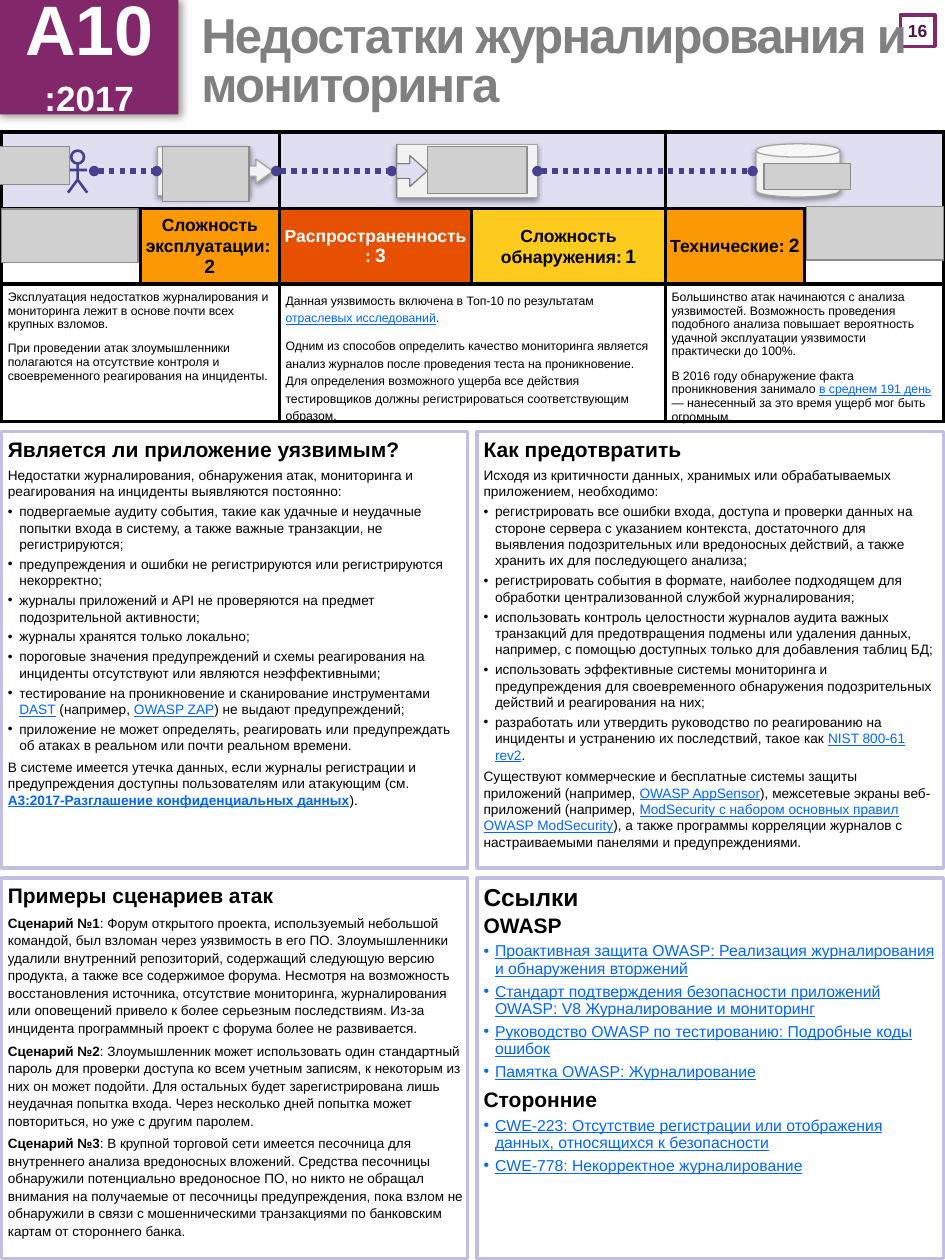
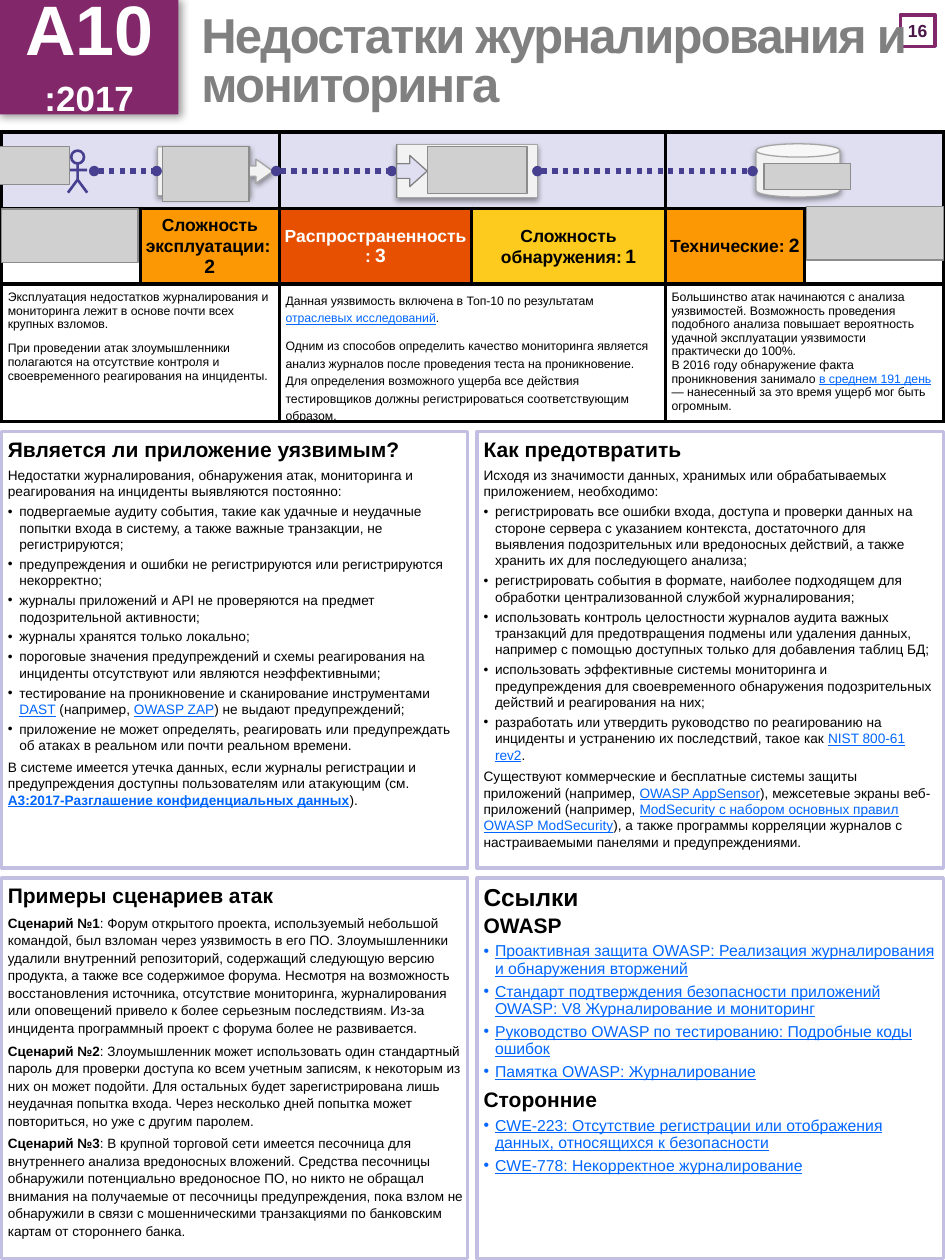
Before and after one commit to OWASP/Top10, a slide deck: slide 17 of 2017/OWASP Top 10-2017-ru.pptx. Drawn at 945x1260 pixels with LibreOffice and Linux fonts; fonts in the diff are those of the drawing; grey boxes stand for pictures. Boxes give left, top, right and bottom in pixels: in the first picture for what was removed or moved away, otherwise in the second. Text is boxed around its words. In the diff, an @@ line names an element or a change of style, - is before the commit and + after.

```diff
--- a/2017/OWASP Top 10-2017-ru.pptx
+++ b/2017/OWASP Top 10-2017-ru.pptx
@@ table at [1, 132, 944, 457] @@
@@ less space between paragraphs @@
@@ text at [484, 470, 887, 499]: text changed @@
-Исходя из критичности данных, хранимых или обрабатываемых приложением, необходимо:
+Исходя из значимости данных, хранимых или обрабатываемых приложением, необходимо:
@@ text at [495, 614, 929, 657]: text changed @@
-• использовать контроль целостности журналов аудита важных транзакций для предотвращения подмены или удаления данных, например, с помощью доступных только для добавления таблиц БД;
+• использовать контроль целостности журналов аудита важных транзакций для предотвращения подмены или удаления данных, например с помощью доступных только для добавления таблиц БД;
```
Also in this commit, not shown: 23 other slides changed, 22 other files.
